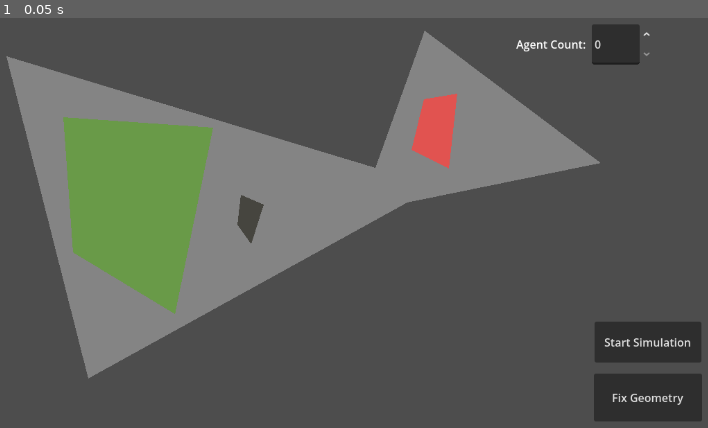
Above: before the commit, frame 1.
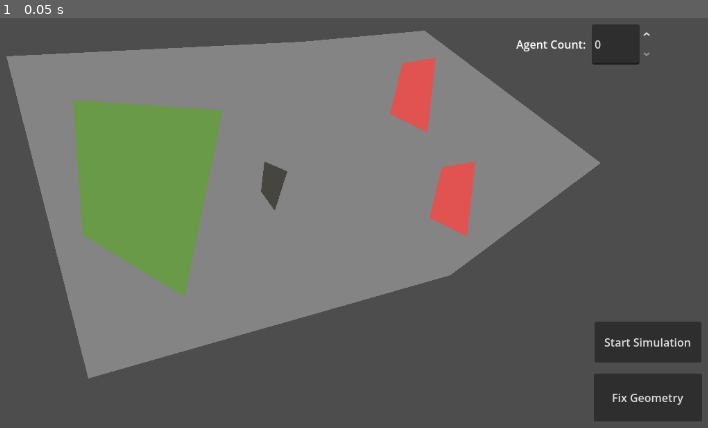
Above: after the commit, the same moment.

Repository: DyloreAquino/Thesis
Game: Godot game, scene res://test_main.tscn
The game is run twice, just before and just after one commit, with the same random seed, the same clock (stepped at 60 frames per second) and the same inputs. The engine's default icon, where the game draws it, is replaced by a stand-in: a white triangle on a blue panel in a dark square.
Inputs:
- Up to frame 1 (0.05 s): no input

The runs differ from the first frame. In frame 1, 22% of the frame differs, in the area x 1-85%, y 3-88%.

Commit message:
feat: added random journey choices test

Diff:
--- a/godot/thesis-godot/test_main.tscn
+++ b/godot/thesis-godot/test_main.tscn
@@ -17,7 +17,7 @@
 script = ExtResource("2_tcanr")
 walkable_area = NodePath("../WalkableArea")
 entry_areas = [NodePath("../EntryPoint")]
-exit_areas = [NodePath("../ExitPoint")]
+exit_areas = [NodePath("../ExitPoint"), NodePath("../ExitPoint2")]
 sim_client = NodePath("../SimClient")
 obstacles = [NodePath("../Obstacle")]
 
@@ -32,17 +32,25 @@
 [node name="WalkableArea" type="Polygon2D" parent="." unique_id=1777796086]
 position = Vector2(-72, -10)
 color = Color(0.5211406, 0.5211406, 0.5211405, 1)
-polygon = PackedVector2Array(175, 97, 707, 258, 778, 60, 1032, 251, 753, 308, 293, 562)
+polygon = PackedVector2Array(175, 97, 601, 76, 778, 60, 1032, 251, 815, 413, 293, 562)
 
 [node name="EntryPoint" type="Polygon2D" parent="." unique_id=2021540900]
+position = Vector2(14, -25)
 color = Color(0.4147725, 0.60473317, 0.28495726, 1)
 polygon = PackedVector2Array(185, 175, 199, 370, 346, 459, 401, 190)
 
 [node name="ExitPoint" type="Polygon2D" parent="." unique_id=1589285996]
+position = Vector2(-31, -52)
+color = Color(0.88471675, 0.32588568, 0.3139469, 1)
+polygon = PackedVector2Array(705, 149, 687, 222, 741, 249, 753, 141)
+
+[node name="ExitPoint2" type="Polygon2D" parent="." unique_id=965333159]
+position = Vector2(26, 98)
 color = Color(0.88471675, 0.32588568, 0.3139469, 1)
 polygon = PackedVector2Array(705, 149, 687, 222, 741, 249, 753, 141)
 
 [node name="Obstacle" type="Polygon2D" parent="." unique_id=2051941769]
+position = Vector2(34, -48)
 color = Color(0.27531895, 0.27096286, 0.2501598, 1)
 polygon = PackedVector2Array(441, 287, 474, 301, 456, 358, 436, 330)
 
Not shown, changed: .gitignore
Not shown, changed: sim_server/main.py
Not shown, changed: sim_server/network.py
Not shown, changed: sim_server/simulation.py
Not shown, changed: tests/corner.sqlite
Not shown, changed: tests/corner_with_queues.sqlite
Not shown, changed: tests/test.ipynb
Not shown, changed: tests/under_station.ipynb
Not shown, changed: tests/under_station3.ipynb
Not shown, changed: tests/understation4.ipynb
